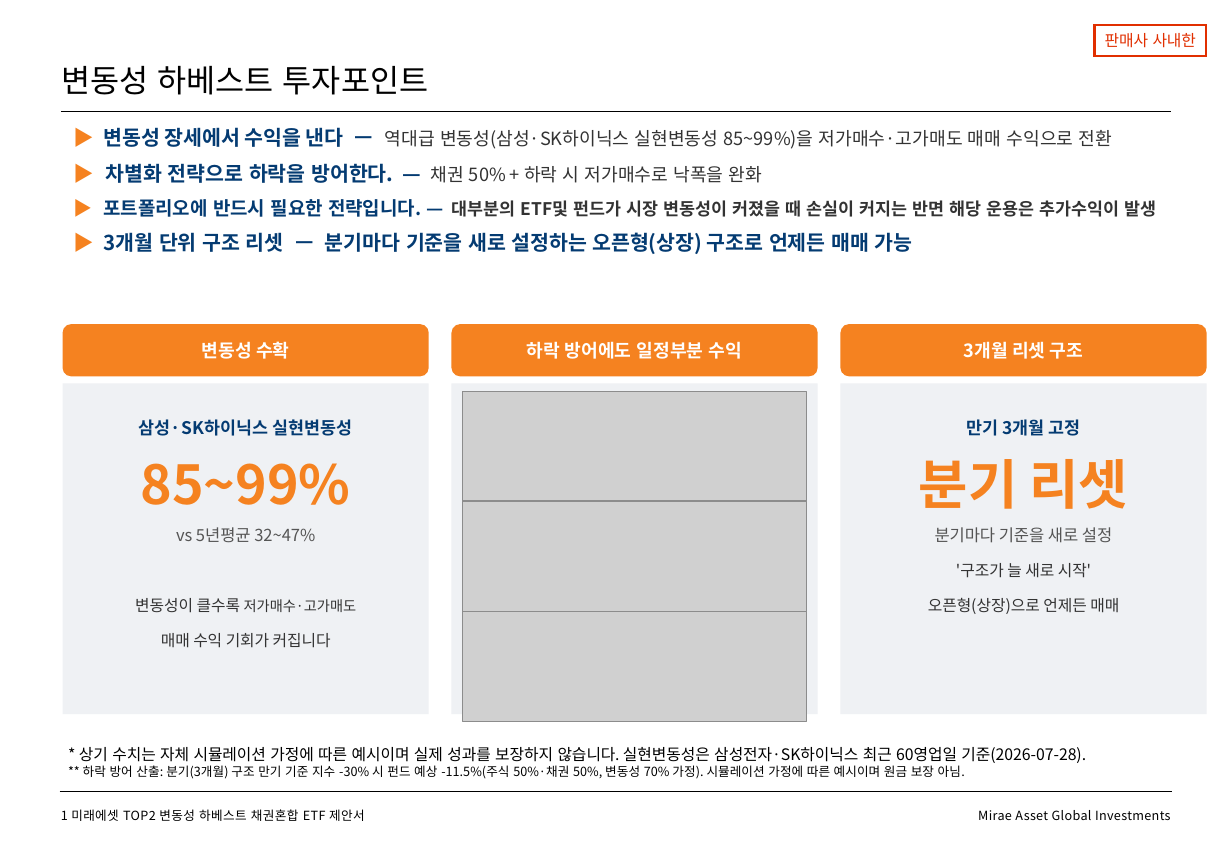
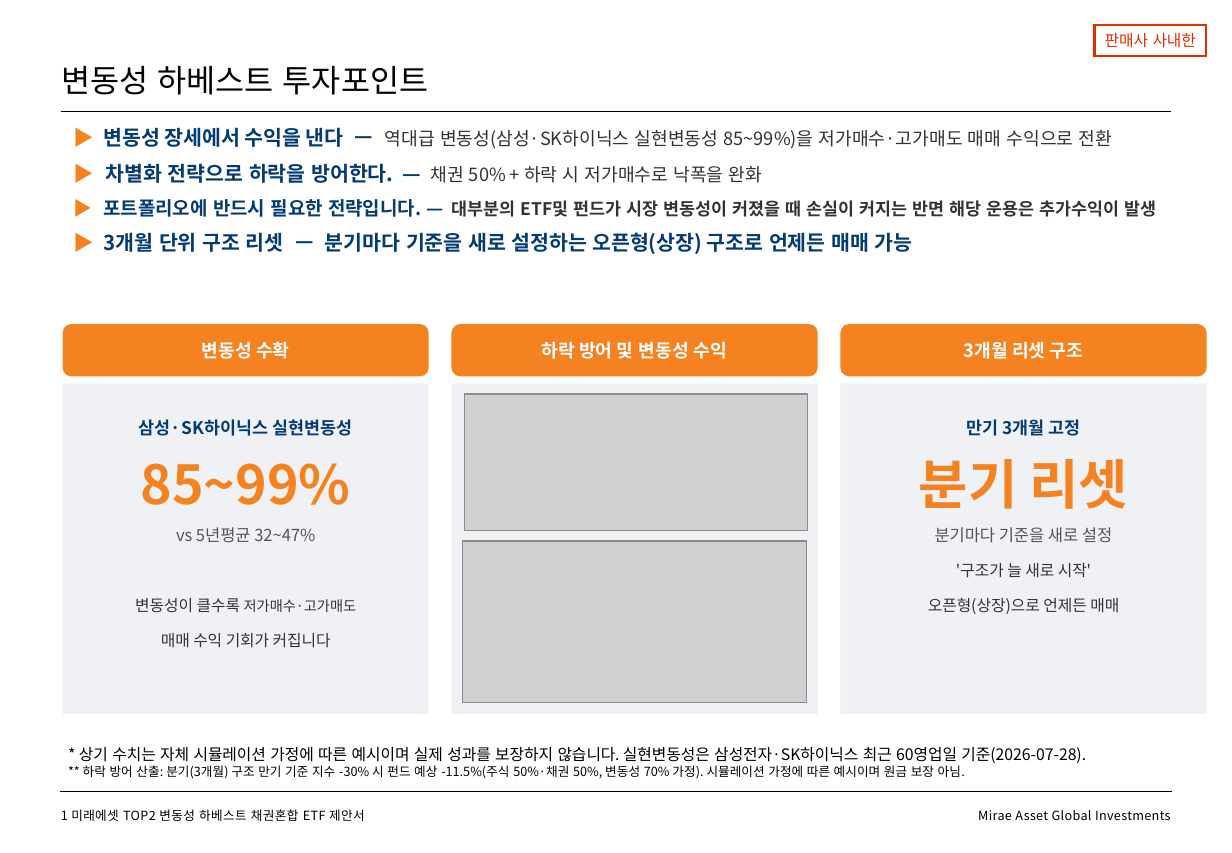
Before and after one commit to gamer383-bit/Volatility-Fund, a slide deck: slide 2 of 제안서/변동성하베스트_TOP2채권혼합ETF_v1_20260730.pptx. Drawn at 1232x853 pixels with LibreOffice and Linux fonts; fonts in the diff are those of the drawing; grey boxes stand for pictures. Boxes give left, top, right and bottom in pixels: in the first picture for what was removed or moved away, otherwise in the second. Text is boxed around its words. In the diff, an @@ line names an element or a change of style, - is before the commit and + after.

```diff
--- a/제안서/변동성하베스트_TOP2채권혼합ETF_v1_20260730.pptx
+++ b/제안서/변동성하베스트_TOP2채권혼합ETF_v1_20260730.pptx
@@ text in rounded rectangle at (542,341,727,359): text changed @@
-하락 방어에도 일정부분 수익
+하락 방어 및 변동성 수익
@@ picture removed at (463,391,807,502) @@
@@ picture: place and size @@
-picture at (463,502,807,612)
+picture at (464,394,808,530)
@@ picture: place and size @@
-picture at (463,612,807,722)
+picture at (463,541,807,703)
```
Also in this commit, not shown: 18 other files.
